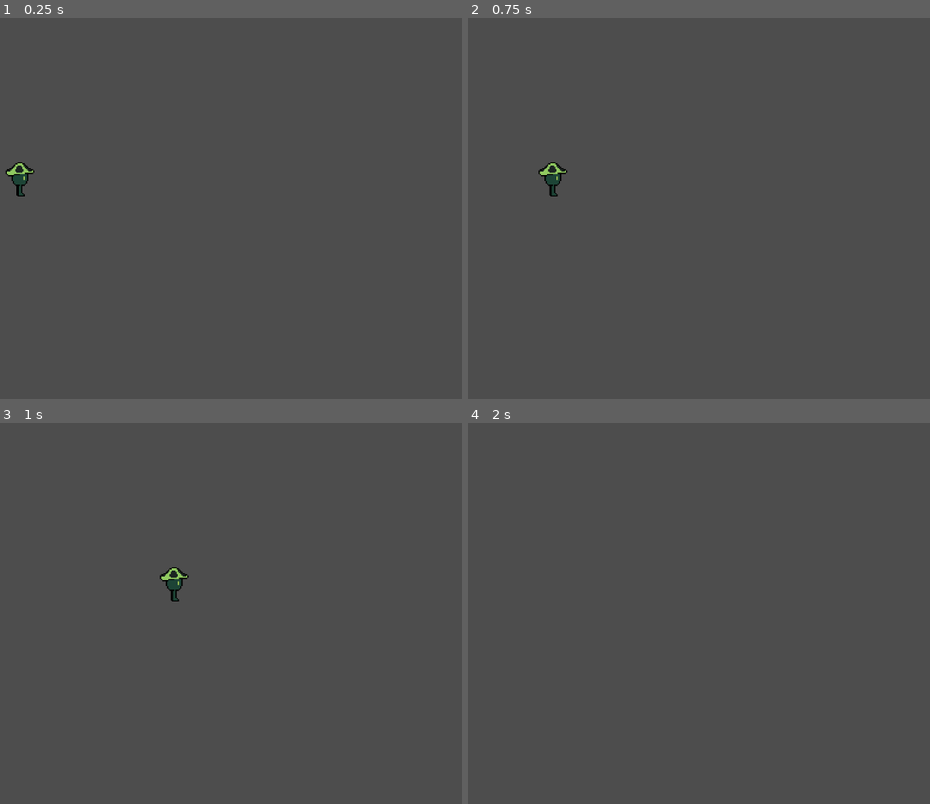
Above: before the commit, frames 1-4 (two rows, left to right).
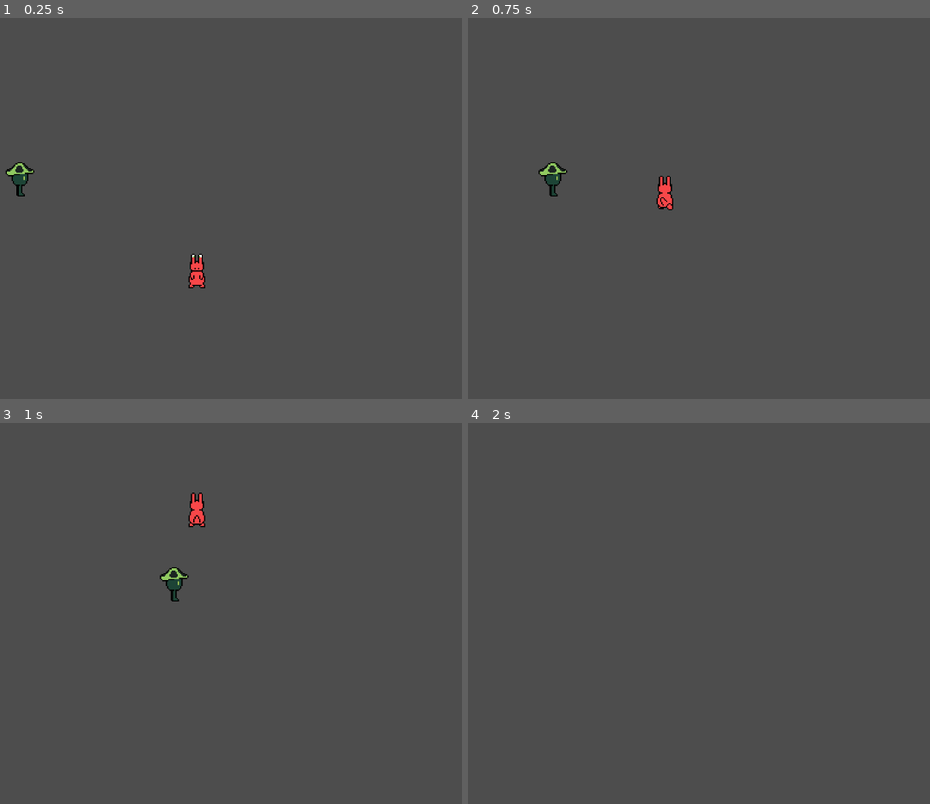
Above: after the commit, the same moments.

Repository: goldquiver/ShroomJam2024
Game: Godot game, scene res://global/root.tscn
Same seed, same stepped clock (60 frames per second), same inputs: the game is played once before the commit and once after it.
Inputs:
- Up to frame 1 (0.25 s): no input
- Up to frame 2 (0.75 s): tap Enter (ui_accept) at 0.5, 0.6 s; hold Right (ui_right) from 0.53 s (still down)
- Up to frame 3 (1 s): keep holding Right (ui_right); tap Enter (ui_accept) at 0.77 s
- Up to frame 4 (2 s): tap Enter (ui_accept) at 1.07, 1.35, 1.52, 1.82 s; release Right (ui_right) at 1.28 s; hold Down (ui_down) from 1.28 s (still down)

The runs differ from the first frame. In frame 1, 0.3% of the frame differs, in the area x 40-45%, y 61-71%; in frame 2, 0.3%; in frame 3, 0.3%, in the area x 40-45%, y 18-28%; in frame 4, nothing differs.

Commit message:
Add Glorbo

Diff:
--- /dev/null
+++ b/character/glorbo.gd
@@ -0,0 +1,53 @@
+extends CharacterBody2D
+
+@onready var velocity_component = $VelocityComponent
+@onready var anim_sprite = $Visuals/AnimatedSprite2D
+
+var target_position
+
+
+func _ready():
+	target_position = global_position
+
+
+func _process(_delta):
+	if Input.is_action_just_pressed("ui_accept"):
+		target_position.y = target_position.y - 100
+
+	var movement_vector = get_movement_vector()
+	var direction = movement_vector.normalized()
+
+	set_animation_state(_delta)
+
+	velocity_component.accelerate_in_direction(direction)
+	velocity_component.move(self)
+
+
+func get_movement_vector():
+	if (global_position.distance_to(target_position) > 5):
+		print(global_position)
+		print(target_position)
+		return Vector2(\
+			target_position.x - global_position.x,\
+			target_position.y - global_position.y)
+	else:
+		target_position = global_position
+		return Vector2.ZERO
+
+
+func set_animation_state(_delta: float):
+	var movement_vector = get_movement_vector()
+
+	if movement_vector.x != 0:
+		if movement_vector.x > 0:
+			anim_sprite.play("walk-right")
+		else:
+			anim_sprite.play("walk-left")
+	else:
+		if movement_vector.y > 0:
+			anim_sprite.play("walk-down")
+		elif movement_vector.y < 0:
+			anim_sprite.play("walk-up")
+		else:
+			anim_sprite.set_frame_and_progress(0, 0)
+			anim_sprite.pause()
--- /dev/null
+++ b/character/glorbo.tscn
@@ -0,0 +1,158 @@
+[gd_scene load_steps=24 format=3 uid="uid://d2wjm0pyfoofp"]
+
+[ext_resource type="Script" path="res://character/glorbo.gd" id="1_27n3g"]
+[ext_resource type="PackedScene" uid="uid://k68d5433xsqx" path="res://component/velocity_component.tscn" id="1_34sr5"]
+[ext_resource type="Texture2D" uid="uid://bidcmdpx6bx75" path="res://asset/spr_blorbowalkdown.png" id="2_fogsm"]
+[ext_resource type="Texture2D" uid="uid://cft3qqxpjiifo" path="res://asset/spr_blorbowalkleft.png" id="3_ubr2y"]
+[ext_resource type="Texture2D" uid="uid://fm5i0rdslln3" path="res://asset/spr_blorbowalkright.png" id="4_nhvym"]
+[ext_resource type="Texture2D" uid="uid://cnc0lkc3o3djy" path="res://asset/spr_blorbowalkup.png" id="5_tvhqd"]
+
+[sub_resource type="AtlasTexture" id="AtlasTexture_uy1xh"]
+atlas = ExtResource("2_fogsm")
+region = Rect2(0, 0, 32, 32)
+
+[sub_resource type="AtlasTexture" id="AtlasTexture_d1vfj"]
+atlas = ExtResource("2_fogsm")
+region = Rect2(32, 0, 32, 32)
+
+[sub_resource type="AtlasTexture" id="AtlasTexture_py6xd"]
+atlas = ExtResource("2_fogsm")
+region = Rect2(64, 0, 32, 32)
+
+[sub_resource type="AtlasTexture" id="AtlasTexture_vpfkx"]
+atlas = ExtResource("2_fogsm")
+region = Rect2(96, 0, 32, 32)
+
+[sub_resource type="AtlasTexture" id="AtlasTexture_juxmn"]
+atlas = ExtResource("3_ubr2y")
+region = Rect2(0, 0, 32, 32)
+
+[sub_resource type="AtlasTexture" id="AtlasTexture_gmuvu"]
+atlas = ExtResource("3_ubr2y")
+region = Rect2(32, 0, 32, 32)
+
+[sub_resource type="AtlasTexture" id="AtlasTexture_cj5b1"]
+atlas = ExtResource("3_ubr2y")
+region = Rect2(64, 0, 32, 32)
+
+[sub_resource type="AtlasTexture" id="AtlasTexture_7mxcq"]
+atlas = ExtResource("3_ubr2y")
+region = Rect2(96, 0, 32, 32)
+
+[sub_resource type="AtlasTexture" id="AtlasTexture_gpdyq"]
+atlas = ExtResource("4_nhvym")
+region = Rect2(0, 0, 32, 32)
+
+[sub_resource type="AtlasTexture" id="AtlasTexture_0yjnh"]
+atlas = ExtResource("4_nhvym")
+region = Rect2(32, 0, 32, 32)
+
+[sub_resource type="AtlasTexture" id="AtlasTexture_ci1hg"]
+atlas = ExtResource("4_nhvym")
+region = Rect2(64, 0, 32, 32)
+
+[sub_resource type="AtlasTexture" id="AtlasTexture_llrqm"]
+atlas = ExtResource("4_nhvym")
+region = Rect2(96, 0, 32, 32)
+
+[sub_resource type="AtlasTexture" id="AtlasTexture_m37tk"]
+atlas = ExtResource("5_tvhqd")
+region = Rect2(0, 0, 32, 32)
+
+[sub_resource type="AtlasTexture" id="AtlasTexture_0ccn4"]
+atlas = ExtResource("5_tvhqd")
+region = Rect2(32, 0, 32, 32)
+
+[sub_resource type="AtlasTexture" id="AtlasTexture_bmpq3"]
+atlas = ExtResource("5_tvhqd")
+region = Rect2(64, 0, 32, 32)
+
+[sub_resource type="AtlasTexture" id="AtlasTexture_enrqv"]
+atlas = ExtResource("5_tvhqd")
+region = Rect2(96, 0, 32, 32)
+
+[sub_resource type="SpriteFrames" id="SpriteFrames_nndtj"]
+animations = [{
+"frames": [{
+"duration": 1.0,
+"texture": SubResource("AtlasTexture_uy1xh")
+}, {
+"duration": 1.0,
+"texture": SubResource("AtlasTexture_d1vfj")
+}, {
+"duration": 1.0,
+"texture": SubResource("AtlasTexture_py6xd")
+}, {
+"duration": 1.0,
+"texture": SubResource("AtlasTexture_vpfkx")
+}],
+"loop": true,
+"name": &"walk-down",
+"speed": 5.0
+}, {
+"frames": [{
+"duration": 1.0,
+"texture": SubResource("AtlasTexture_juxmn")
+}, {
+"duration": 1.0,
+"texture": SubResource("AtlasTexture_gmuvu")
+}, {
+"duration": 1.0,
+"texture": SubResource("AtlasTexture_cj5b1")
+}, {
+"duration": 1.0,
+"texture": SubResource("AtlasTexture_7mxcq")
+}],
+"loop": true,
+"name": &"walk-left",
+"speed": 5.0
+}, {
+"frames": [{
+"duration": 1.0,
+"texture": SubResource("AtlasTexture_gpdyq")
+}, {
+"duration": 1.0,
+"texture": SubResource("AtlasTexture_0yjnh")
+}, {
+"duration": 1.0,
+"texture": SubResource("AtlasTexture_ci1hg")
+}, {
+"duration": 1.0,
+"texture": SubResource("AtlasTexture_llrqm")
+}],
+"loop": true,
+"name": &"walk-right",
+"speed": 5.0
+}, {
+"frames": [{
+"duration": 1.0,
+"texture": SubResource("AtlasTexture_m37tk")
+}, {
+"duration": 1.0,
+"texture": SubResource("AtlasTexture_0ccn4")
+}, {
+"duration": 1.0,
+"texture": SubResource("AtlasTexture_bmpq3")
+}, {
+"duration": 1.0,
+"texture": SubResource("AtlasTexture_enrqv")
+}],
+"loop": true,
+"name": &"walk-up",
+"speed": 5.0
+}]
+
+[node name="Glorbo" type="CharacterBody2D"]
+script = ExtResource("1_27n3g")
+
+[node name="VelocityComponent" parent="." instance=ExtResource("1_34sr5")]
+max_speed = 600
+acceleration = 40.0
+
+[node name="Visuals" type="Node2D" parent="."]
+
+[node name="AnimatedSprite2D" type="AnimatedSprite2D" parent="Visuals"]
+position = Vector2(0, -32)
+scale = Vector2(2, 2)
+sprite_frames = SubResource("SpriteFrames_nndtj")
+animation = &"walk-down"
--- a/global/root.tscn
+++ b/global/root.tscn
@@ -1,12 +1,16 @@
-[gd_scene load_steps=2 format=3 uid="uid://diwptqmbikyyv"]
+[gd_scene load_steps=3 format=3 uid="uid://diwptqmbikyyv"]
 
 [ext_resource type="PackedScene" uid="uid://bfvk43cmhb3dw" path="res://character/shroomy.tscn" id="1_r6arh"]
+[ext_resource type="PackedScene" uid="uid://d2wjm0pyfoofp" path="res://character/glorbo.tscn" id="2_ncc4u"]
 
 [node name="Root" type="Node"]
 
 [node name="Preserve" type="Node" parent="."]
 
+[node name="Shroomy" parent="Preserve" instance=ExtResource("1_r6arh")]
+position = Vector2(394, 302)
+
+[node name="Glorbo" parent="Preserve" instance=ExtResource("2_ncc4u")]
+position = Vector2(691, 456)
+
 [node name="CurrentScene" type="Node" parent="."]
-
-[node name="Shroomy" parent="." instance=ExtResource("1_r6arh")]
-position = Vector2(394, 302)
